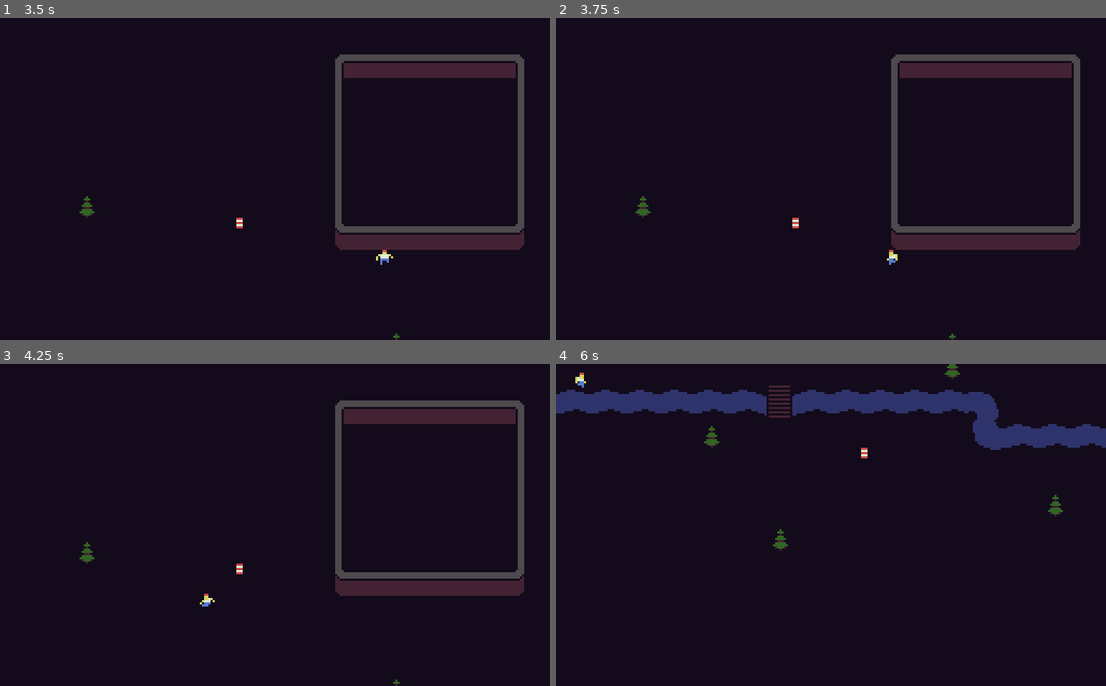
Above: before the commit, frames 1-4 (two rows, left to right).
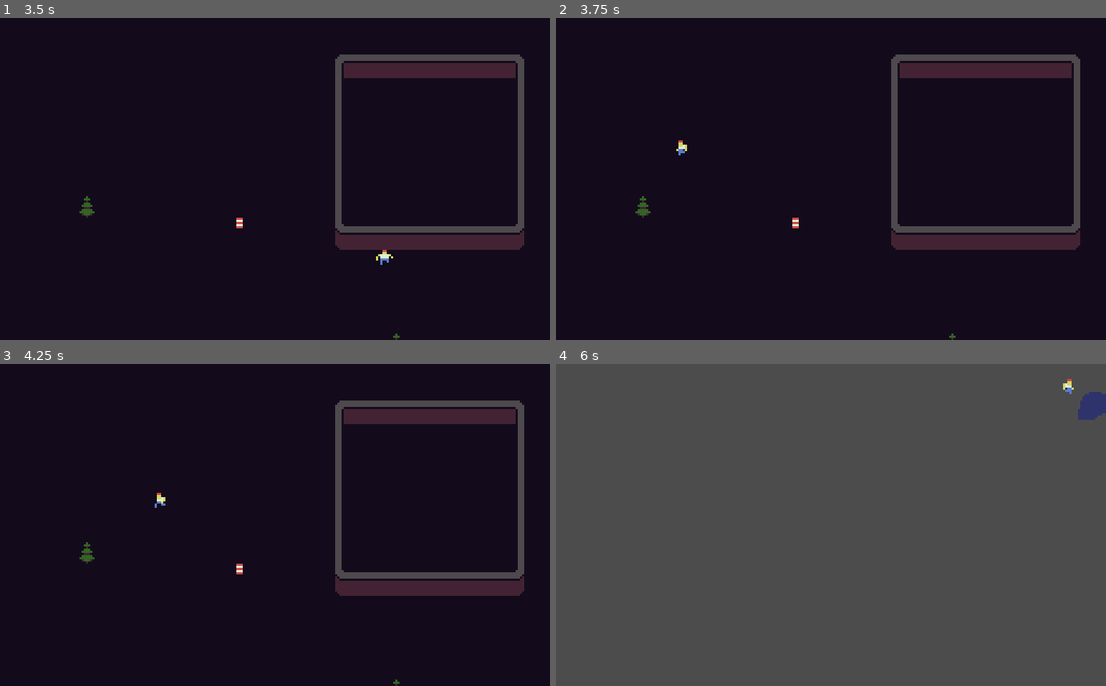
Above: after the commit, the same moments.

Repository: ElkkuTheBaws/ldjam46
Game: Godot game, scene res://Map.tscn
Two runs of this game, one before a commit and one after it. Both use one fixed random seed, a clock stepped at 60 frames per second and the inputs below. This scene is started directly instead of the project's main scene.
Inputs:
- Up to frame 1 (3.5 s): tap Enter (ui_accept) at 0.5, 1.35, 1.52, 1.82, 2.85, 3.02, 3.32 s; hold Right (ui_right) 0.53-1.28 s; hold Enter (ui_accept) 0.53-1.28 s; hold Down (ui_down) 1.28-2.03 s; hold Right (ui_right) 2.03-2.78 s; hold Enter (ui_accept) 2.03-2.78 s; hold Up (ui_up) from 2.78 s (still down)
- Up to frame 2 (3.75 s): tap R (Reset, bound only after the commit) at 3.5 s; release Up (ui_up) at 3.53 s; hold Left (ui_left) from 3.53 s (still down); hold Enter (ui_accept) from 3.53 s (still down)
- Up to frame 3 (4.25 s): keep holding Left (ui_left); keep holding Enter (ui_accept); tap R (Reset, bound only after the commit) at 4.15 s
- Up to frame 4 (6 s): release Enter (ui_accept) at 4.28 s; tap Enter (ui_accept) at 4.35, 4.52, 4.82, 5.85 s; release Left (ui_left) at 5.03 s; hold Down (ui_down) 5.03-5.78 s; hold Enter (ui_accept) 5.03-5.78 s; hold Right (ui_right) from 5.78 s (still down)

Frame 1 is identical in both runs. In frame 2, 0.1% of the frame differs, in the area x 21-63%, y 38-77%; in frame 3, 0.1%; in frame 4, 100%, in the area x 0-100%, y 0-100%.

Commit message:
Main menu, dialob box and throwing changes

Diff:
--- /dev/null
+++ b/AnimatedSprite.gd
@@ -0,0 +1,19 @@
+extends Sprite
+
+onready var raycast = $RayCast2D
+onready var player = get_parent()
+
+# Called when the node enters the scene tree for the first time.
+func _ready() -> void:
+	visible = false
+
+
+
+
+
+func _on_Player_throw_length_changed(length) -> void:
+	if player.charging:
+		visible = true
+		global_position = get_parent().global_position + raycast.cast_to
+	else:
+		visible = false
--- /dev/null
+++ b/Levels/Level1.tscn
@@ -0,0 +1,17 @@
+[gd_scene load_steps=4 format=2]
+
+[ext_resource path="res://View.tscn" type="PackedScene" id=1]
+[ext_resource path="res://Player.tscn" type="PackedScene" id=2]
+[ext_resource path="res://TILE_SET.tres" type="TileSet" id=3]
+
+[node name="Level1" type="YSort"]
+
+[node name="Navigation2D" type="Navigation2D" parent="."]
+
+[node name="TileMapBackround" type="TileMap" parent="Navigation2D"]
+tile_set = ExtResource( 3 )
+format = 1
+
+[node name="Player" parent="Navigation2D" instance=ExtResource( 2 )]
+
+[node name="View" parent="." instance=ExtResource( 1 )]
--- a/Player.tscn
+++ b/Player.tscn
@@ -1,8 +1,13 @@
-[gd_scene load_steps=31 format=2]
+[gd_scene load_steps=37 format=2]
 
 [ext_resource path="res://Textures/player_animation_spritesheet.png" type="Texture" id=1]
 [ext_resource path="res://Scripts/Player.gd" type="Script" id=2]
 [ext_resource path="res://Scripts/ProgressBar.gd" type="Script" id=3]
+[ext_resource path="res://Scripts/ThrowMarker.gd" type="Script" id=4]
+[ext_resource path="res://Textures/effects/throw marker/throwmarker_3.png" type="Texture" id=5]
+[ext_resource path="res://Textures/effects/throw marker/throwmarker_0.png" type="Texture" id=6]
+[ext_resource path="res://Textures/effects/throw marker/throwmarker_2.png" type="Texture" id=7]
+[ext_resource path="res://Textures/effects/throw marker/throwmarker_1.png" type="Texture" id=8]
 [ext_resource path="res://Scripts/RayCast2D.gd" type="Script" id=19]
 
 [sub_resource type="RectangleShape2D" id=1]
@@ -213,14 +218,27 @@
 
 [sub_resource type="AnimationNodeStateMachinePlayback" id=26]
 
+[sub_resource type="AnimatedTexture" id=27]
+flags = 4
+frames = 4
+fps = 10.8
+frame_0/texture = ExtResource( 6 )
+frame_1/texture = ExtResource( 8 )
+frame_1/delay_sec = 0.0
+frame_2/texture = ExtResource( 7 )
+frame_2/delay_sec = 0.0
+frame_3/texture = ExtResource( 5 )
+frame_3/delay_sec = 0.0
+
 [node name="Player" type="KinematicBody2D"]
 collision_mask = 5
 script = ExtResource( 2 )
+min_throw_distance = 5
+max_throw_distance = 75
 MAX_SPEED = 120
 
 [node name="RayCast2D" type="RayCast2D" parent="."]
 visible = false
-position = Vector2( 0, -5 )
 script = ExtResource( 19 )
 
 [node name="Sprite" type="Sprite" parent="."]
@@ -278,8 +296,21 @@
 parameters/playback = SubResource( 26 )
 parameters/Idle/blend_position = Vector2( 0, 0 )
 parameters/Run/blend_position = Vector2( 0, 0 )
+
+[node name="ThrowMarker" type="Sprite" parent="."]
+texture = SubResource( 27 )
+script = ExtResource( 4 )
+
+[node name="Timer2" type="Timer" parent="ThrowMarker"]
+wait_time = 0.2
+one_shot = true
+autostart = true
 [connection signal="throw_length_changed" from="." to="ProgressBar" method="_on_Player_throw_length_changed"]
 [connection signal="throw_length_changed" from="." to="RayCast2D" method="_on_Player_throw_length_changed"]
+[connection signal="throw_length_changed" from="." to="ThrowMarker" method="_on_Player_throw_length_changed"]
 [connection signal="body_entered" from="PickArea" to="." method="_on_PickArea_body_entered"]
 [connection signal="body_exited" from="PickArea" to="." method="_on_PickArea_body_exited"]
 [connection signal="timeout" from="ProgressBar/Timer" to="ProgressBar" method="_on_Timer_timeout"]
+[connection signal="timeout" from="ProgressBar/Timer" to="ThrowMarker" method="_on_Timer_timeout"]
+[connection signal="timeout" from="ThrowMarker/Timer2" to="ThrowMarker" method="_on_Timer_timeout"]
+[connection signal="timeout" from="ThrowMarker/Timer2" to="ThrowMarker" method="_on_Timer2_timeout"]
--- a/Scripts/DialogBox.gd
+++ b/Scripts/DialogBox.gd
@@ -15,6 +15,8 @@
 func _input(event: InputEvent) -> void:
 	if event.is_action_pressed("ui_accept"):
 		if get_visible_characters() > get_total_character_count():
+			if page == dialog.size() -1:
+				get_parent().queue_free()
 			if page < dialog.size() - 1:
 				page += 1
 				set_text(dialog[page])
--- a/Scripts/Player.gd
+++ b/Scripts/Player.gd
@@ -7,15 +7,18 @@
 const down = Vector2.DOWN
 const left = Vector2.LEFT
 
+#Variables related to throwable objects
 var picked : pickable
 export(int,100) var min_throw_distance
+export(int, 100) var max_throw_distance
 var charged = min_throw_distance
 var hasObject = false
-
+var descend = false
+var charging = false
 signal throw_length_changed(length)
-
 var current_direction = right
 var throw_destination = current_direction
+
 export (int, 0 , 1000) var MAX_SPEED = 500
 export (int, 0 , 5000) var ACCELERATION = 2000
 export (int, 0 , 200) var inertia = 50;
@@ -52,6 +55,10 @@
 			picked.throw_object()
 			charged = min_throw_distance
 			hasObject = false
+			charging = false
+
+	if Input.is_action_just_pressed("Reset"):
+		get_tree().reload_current_scene()
 
 	set_current_direction()
 
@@ -86,9 +93,19 @@
 		current_direction = up
 
 func charge_throw():
-	if Input.is_action_pressed("ui_accept"):
+	charging = true
+
+	if charged > max_throw_distance:
+		descend = true
+	if charged < min_throw_distance:
+		descend = false
+	if descend:
+		charged += -1
+	if not descend:
 		charged += 1
-		emit_signal("throw_length_changed", charged)
+
+
+	emit_signal("throw_length_changed", charged)
 
 
 func _on_PickArea_body_entered(body):
--- a/Scripts/ProgressBar.gd
+++ b/Scripts/ProgressBar.gd
@@ -10,6 +10,7 @@
 func _ready() -> void:
 	visible = false;
 	min_value = get_parent().min_throw_distance
+	max_value = get_parent().max_throw_distance
 
 	pass # Replace with function body.
 
@@ -29,4 +30,4 @@
 
 func _on_Timer_timeout() -> void:
 	visible = false
-	value = 10
+	value = get_parent().min_throw_distance
--- /dev/null
+++ b/Scripts/ThrowMarker.gd
@@ -0,0 +1,24 @@
+extends Sprite
+
+onready var raycast = get_node("../RayCast2D")
+onready var player = get_parent()
+onready var timer = get_node("Timer2")
+
+# Called when the node enters the scene tree for the first time.
+func _ready() -> void:
+	visible = false
+
+
+
+
+
+func _on_Player_throw_length_changed(length) -> void:
+	if player.charging:
+		visible = true
+		global_position = get_parent().global_position + raycast.cast_to
+		timer.stop()
+		timer.start()
+
+
+func _on_Timer2_timeout() -> void:
+	visible = false
--- a/Scripts/pickable.gd
+++ b/Scripts/pickable.gd
@@ -26,7 +26,7 @@
 	if(picked):
 		self.collision_layer = 2
 		self.collision_mask = 2
-		self.position = player_node.global_position + Vector2(0,-5)
+		self.position = player_node.global_position
 
 #		if Input.is_action_just_pressed("ui_accept"):
 #			throw_object()
--- /dev/null
+++ b/UI/PlayGame.gd
@@ -0,0 +1,20 @@
+extends Button
+
+
+# Declare member variables here. Examples:
+# var a: int = 2
+# var b: String = "text"
+
+
+# Called when the node enters the scene tree for the first time.
+func _ready() -> void:
+	pass # Replace with function body.
+
+
+# Called every frame. 'delta' is the elapsed time since the previous frame.
+#func _process(delta: float) -> void:
+#	pass
+
+
+func _on_PlayGame_pressed() -> void:
+	get_tree().change_scene("res://Map.tscn")
--- a/UI/DialogBox.gd
+++ b/UI/QuitGame.gd
@@ -1,7 +1,9 @@
-extends RichTextLabel
+extends Button
 
-export(String) var talkerName = ""
-export(String) var dialog = ""
+
+# Declare member variables here. Examples:
+# var a: int = 2
+# var b: String = "text"
 
 
 # Called when the node enters the scene tree for the first time.
@@ -12,3 +14,7 @@
 # Called every frame. 'delta' is the elapsed time since the previous frame.
 #func _process(delta: float) -> void:
 #	pass
+
+
+func _on_QuitGame_pressed() -> void:
+	get_tree().quit()
--- /dev/null
+++ b/UI/TitleScreen.tscn
@@ -0,0 +1,71 @@
+[gd_scene load_steps=6 format=2]
+
+[ext_resource path="res://UI/PresidentJam_numbers.ttf" type="DynamicFontData" id=1]
+[ext_resource path="res://UI/PlayGame.gd" type="Script" id=2]
+[ext_resource path="res://UI/QuitGame.gd" type="Script" id=3]
+
+[sub_resource type="DynamicFont" id=1]
+size = 64
+extra_spacing_top = -39
+font_data = ExtResource( 1 )
+
+[sub_resource type="DynamicFont" id=2]
+size = 32
+extra_spacing_top = -22
+font_data = ExtResource( 1 )
+
+[node name="TitleScene" type="Control"]
+anchor_right = 1.0
+anchor_bottom = 1.0
+__meta__ = {
+"_edit_use_anchors_": false
+}
+
+[node name="Menu" type="VBoxContainer" parent="."]
+margin_left = 24.1378
+margin_top = 20.0
+margin_right = 237.138
+margin_bottom = 130.0
+__meta__ = {
+"_edit_use_anchors_": false
+}
+
+[node name="Label" type="Label" parent="Menu"]
+margin_right = 213.0
+margin_bottom = 25.0
+custom_fonts/font = SubResource( 1 )
+custom_colors/font_color = Color( 1, 1, 1, 1 )
+custom_colors/font_outline_modulate = Color( 0, 0, 0, 1 )
+text = "KEEP IT ALIVE"
+align = 1
+
+[node name="HBoxContainer" type="HBoxContainer" parent="Menu"]
+margin_top = 29.0
+margin_right = 213.0
+margin_bottom = 110.0
+size_flags_horizontal = 3
+size_flags_vertical = 3
+
+[node name="VBoxContainer" type="VBoxContainer" parent="Menu/HBoxContainer"]
+margin_right = 213.0
+margin_bottom = 81.0
+size_flags_horizontal = 3
+alignment = 1
+
+[node name="PlayGame" type="Button" parent="Menu/HBoxContainer/VBoxContainer"]
+margin_top = 22.0
+margin_right = 213.0
+margin_bottom = 38.0
+custom_fonts/font = SubResource( 2 )
+text = "Play Game"
+script = ExtResource( 2 )
+
+[node name="QuitGame" type="Button" parent="Menu/HBoxContainer/VBoxContainer"]
+margin_top = 42.0
+margin_right = 213.0
+margin_bottom = 58.0
+custom_fonts/font = SubResource( 2 )
+text = "QUIT GAME"
+script = ExtResource( 3 )
+[connection signal="pressed" from="Menu/HBoxContainer/VBoxContainer/PlayGame" to="Menu/HBoxContainer/VBoxContainer/PlayGame" method="_on_PlayGame_pressed"]
+[connection signal="pressed" from="Menu/HBoxContainer/VBoxContainer/QuitGame" to="Menu/HBoxContainer/VBoxContainer/QuitGame" method="_on_QuitGame_pressed"]
--- a/project.godot
+++ b/project.godot
@@ -103,6 +103,11 @@
 "events": [ Object(InputEventKey,"resource_local_to_scene":false,"resource_name":"","device":0,"alt":false,"shift":false,"control":false,"meta":false,"command":false,"pressed":false,"scancode":69,"unicode":0,"echo":false,"script":null)
  ]
 }
+Reset={
+"deadzone": 0.5,
+"events": [ Object(InputEventKey,"resource_local_to_scene":false,"resource_name":"","device":0,"alt":false,"shift":false,"control":false,"meta":false,"command":false,"pressed":false,"scancode":82,"unicode":0,"echo":false,"script":null)
+ ]
+}
 
 [rendering]
 
